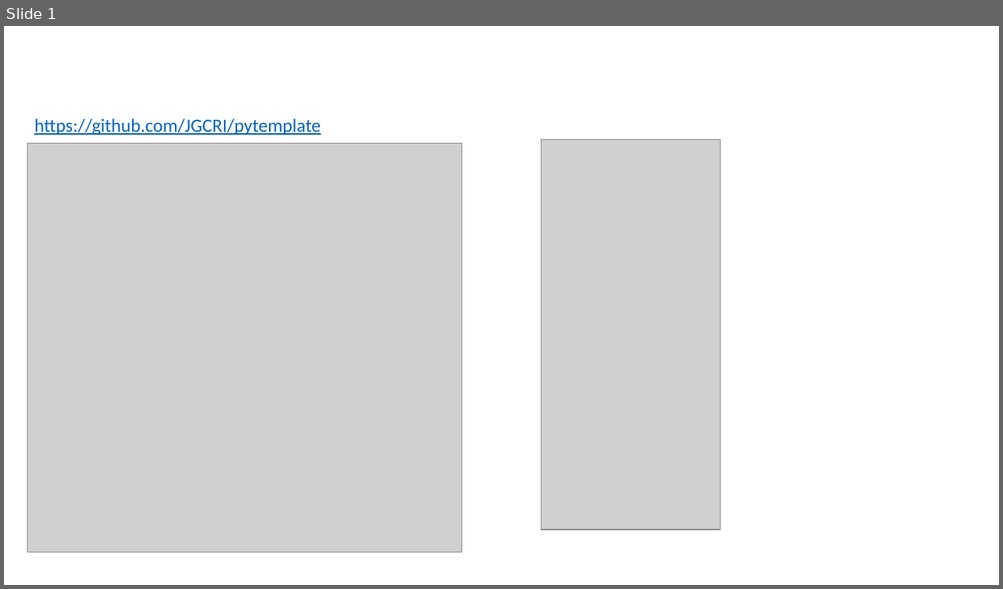
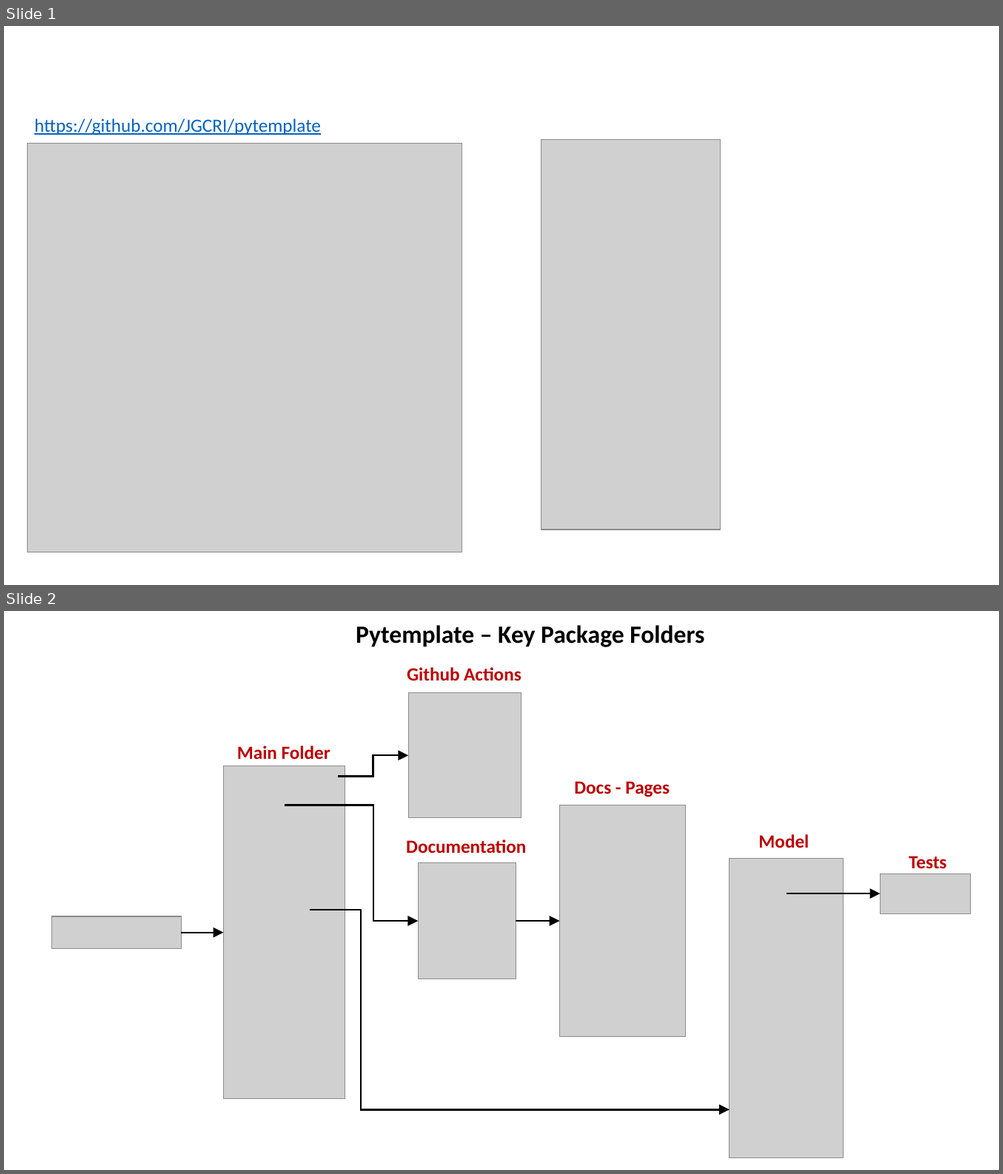
Before and after one commit to JGCRI/pytemplate, a slide deck: extras/figures.pptx. Shown one above the other, each under a label of ours: slide 1 before the commit, slides 1 and 2 after it. The pictures are 1003x589 and 1003x1174 pixels, drawn with LibreOffice and Linux fonts; fonts in the diff are those of the drawing; grey boxes stand for pictures. Boxes give left, top, right and bottom in pixels: in the first picture for what was removed or moved away, otherwise in the second. Text is boxed around its words. In the diff, an @@ line names an element or a change of style, - is before the commit and + after.

Commit message:
Updating README docs

```diff
--- a/extras/figures.pptx
+++ b/extras/figures.pptx
@@ slide 2 added at (4, 611, 999, 1170), background #FFFFFF @@
@@ text added at (356, 625, 704, 647), 24 pt, text #000000, bold @@
+Pytemplate – Key Package Folders
@@ text added at (407, 667, 521, 681), 18 pt, text #C00000, bold @@
+Github Actions
@@ picture added at (408, 693, 521, 818) @@
@@ text added at (237, 746, 330, 760), 18 pt, text #C00000, bold @@
+Main Folder
@@ elbow arrow added from (338, 777) to (408, 756), #000000 1.75 pt @@
@@ picture added at (223, 766, 345, 1099) @@
@@ text added at (574, 781, 669, 797), 18 pt, text #C00000, bold @@
+Docs - Pages
@@ elbow arrow added from (284, 805) to (418, 921), #000000 1.75 pt @@
@@ picture added at (560, 805, 686, 1037) @@
@@ text added at (406, 840, 526, 854), 18 pt, text #C00000, bold @@
+Documentation
@@ text added at (758, 834, 808, 849), 18 pt, text #C00000, bold @@
+Model
@@ picture added at (418, 863, 516, 980) @@
@@ picture added at (729, 859, 843, 1159) @@
@@ picture added at (880, 874, 970, 914) @@
@@ text added at (908, 856, 946, 869), 18 pt, text #C00000, bold @@
+Tests
@@ arrow added from (787, 894) to (880, 894), #000000 1.75 pt @@
@@ picture added at (52, 917, 181, 949) @@
@@ elbow arrow added from (310, 910) to (729, 1111), #000000 1.75 pt @@
@@ arrow added from (516, 921) to (560, 921), #000000 1.75 pt @@
@@ arrow added from (181, 933) to (223, 933), #000000 1.75 pt @@
```
Also in this commit, not shown: 1 other slide added, 6 other files.
